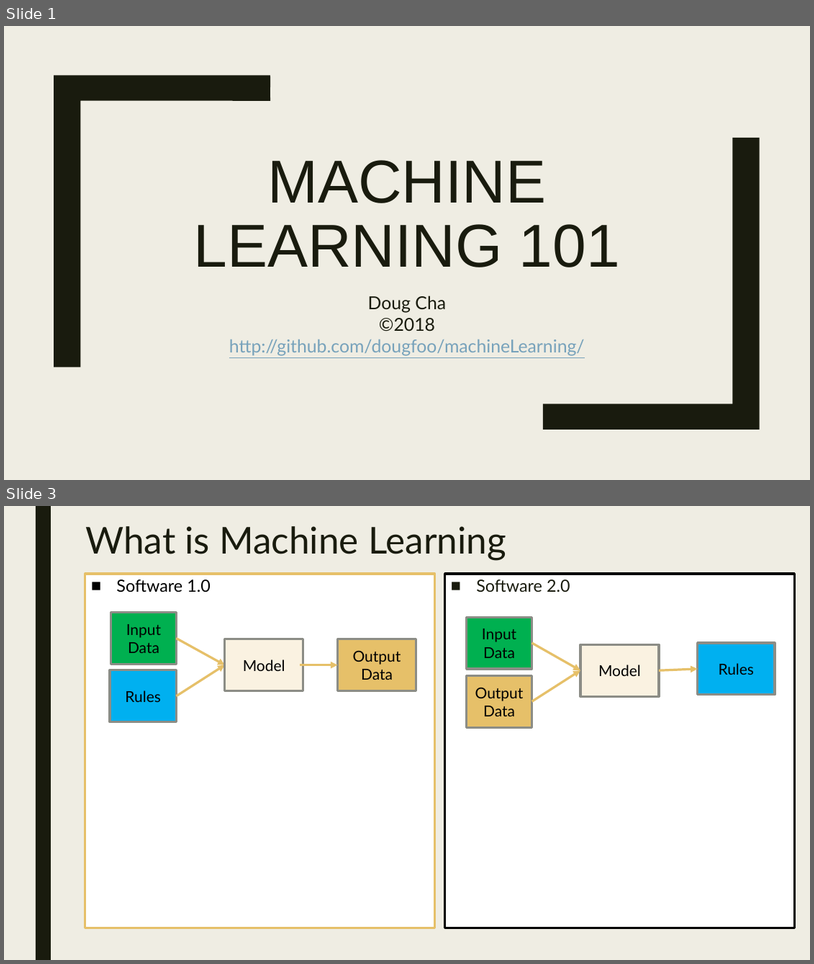
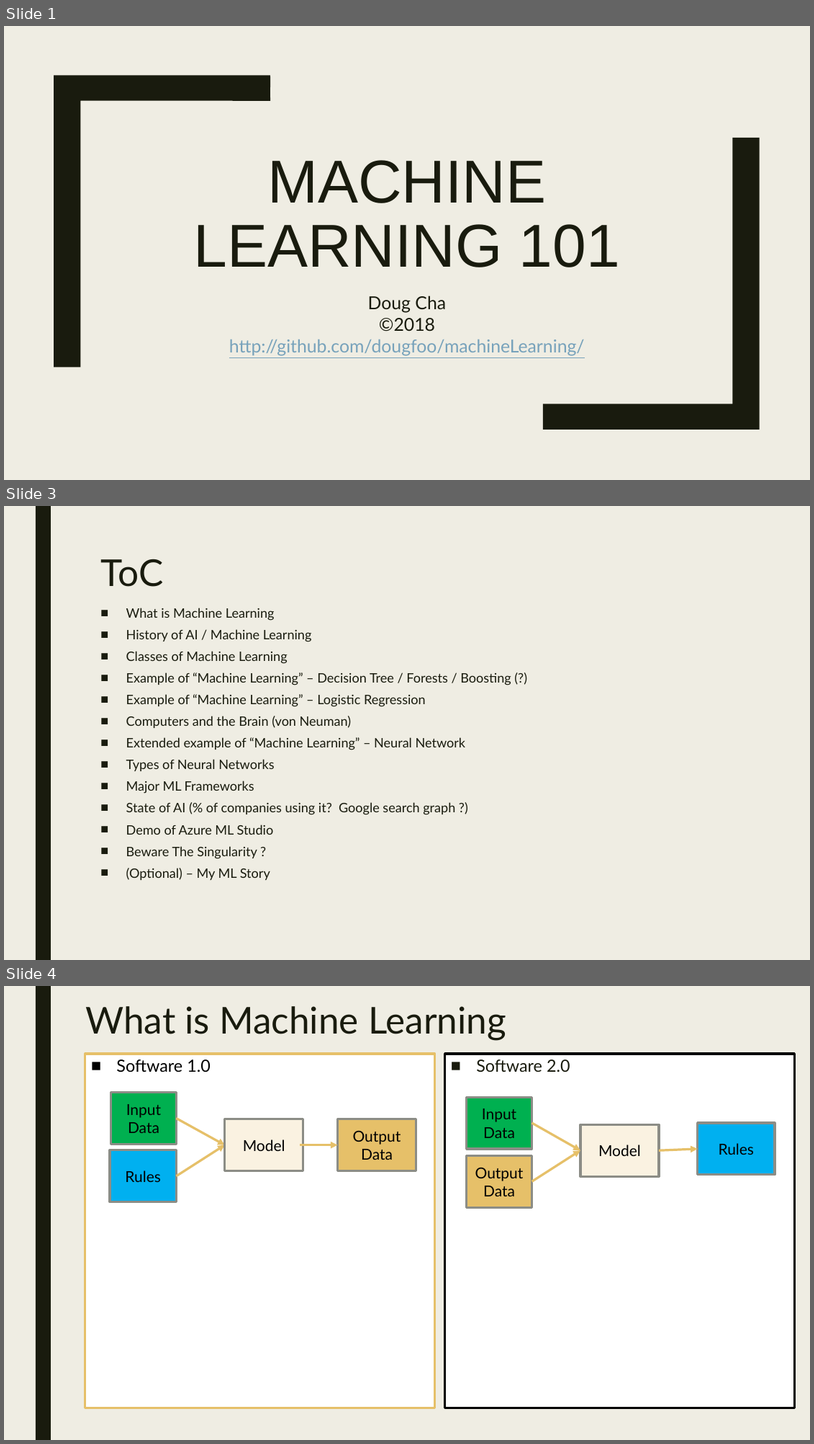
Before and after one commit to dougfoo/machineLearning, a slide deck: talks/MachineLearning101.pptx. Shown one above the other, each under a label of ours: slides 1 and 3 before the commit, slides 1, 3 and 4 after it; the slides between them are not shown. The pictures are 814x964 and 814x1444 pixels, drawn with LibreOffice and Linux fonts; fonts in the diff are those of the drawing. Boxes give left, top, right and bottom in pixels: in the first picture for what was removed or moved away, otherwise in the second. Text is boxed around its words. In the diff, an @@ line names an element or a change of style, - is before the commit and + after.

```diff
--- a/talks/MachineLearning101.pptx
+++ b/talks/MachineLearning101.pptx
@@ slide 3 added at <box>4,506,810,960</box>, background #EFEDE3; not listed: 1 template element that a slide beside it also shows @@
@@ title added at <box>100,559,163,587</box>, 44 pt, text #191B0E @@
+ToC
@@ text added at <box>126,608,511,880</box>, 15.5 pt, text #191B0E @@
+■ What is Machine Learning
+■ History of AI / Machine Learning
+■ Classes of Machine Learning
+■ Example of “Machine Learning” – Decision Tree / Forests / Boosting (?)
+■ Example of “Machine Learning” – Logistic Regression
+■ Computers and the Brain (von Neuman)
+■ Extended example of “Machine Learning” – Neural Network
+■ Types of Neural Networks
+■ Major ML Frameworks
+■ State of AI (% of companies using it? Google search graph ?)
+■ Demo of Azure ML Studio
+■ Beware The Singularity ?
+■ (Optional) – My ML Story
@@ what was slide 3 is now slide 4 @@
```
Also in this commit, not shown: 2 slides changed, 9 other slides added.
